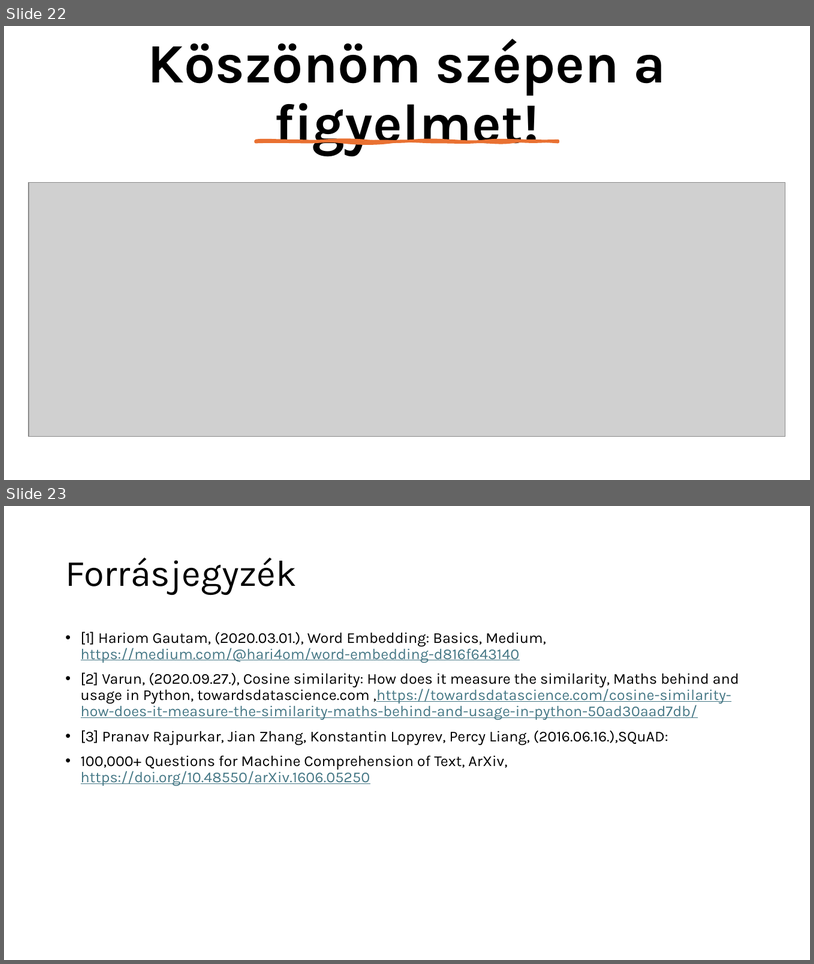
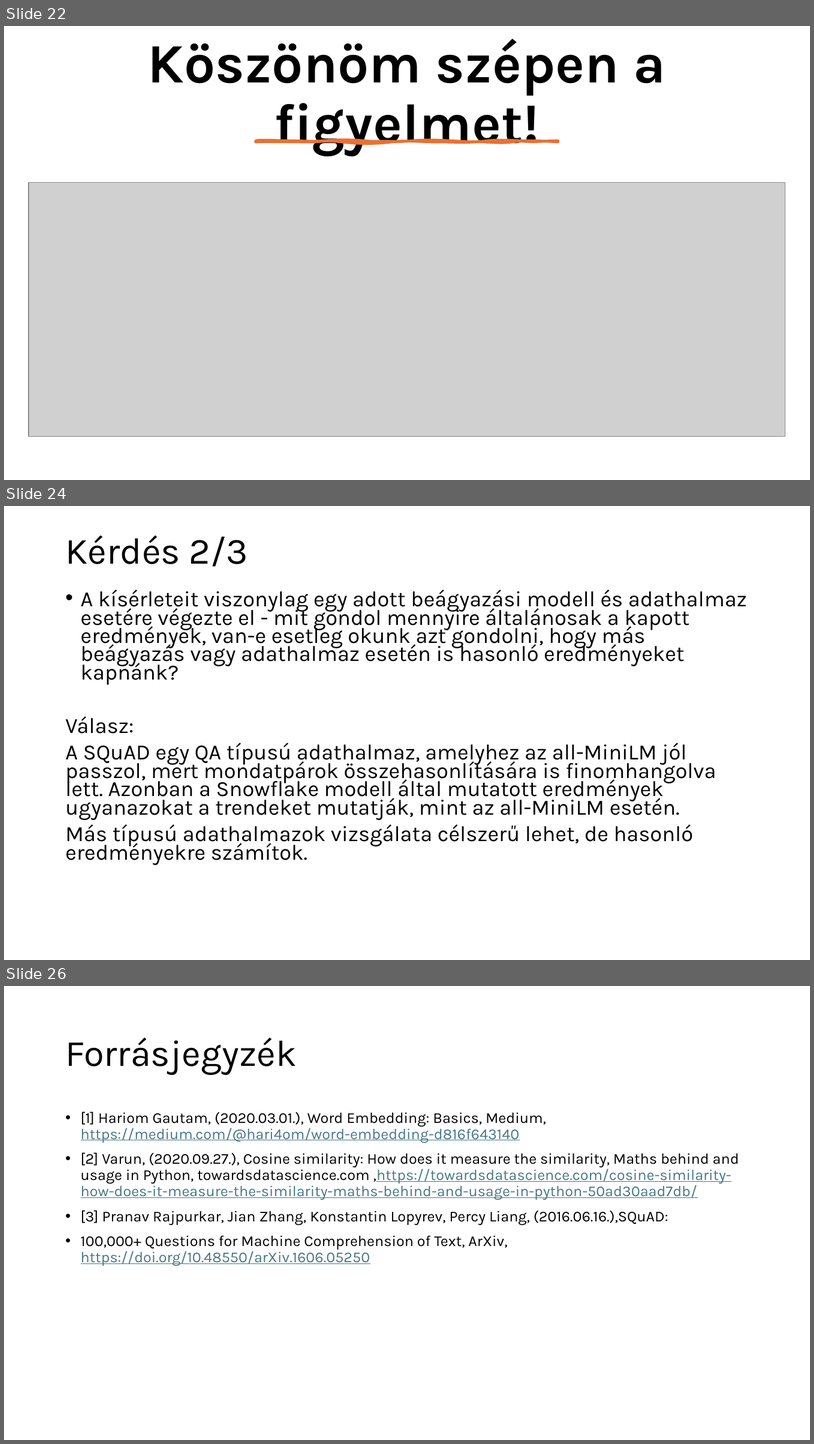
Before and after one commit to czotterbenedek/rag-onlineclustering-optimization, a slide deck: tdk/CzotterBenedek_TDK_javitott_2.0.pptx. Shown one above the other, each under a label of ours: slides 22 and 23 before the commit, slides 22, 24 and 26 after it; the slides between them are not shown. The pictures are 814x964 and 814x1444 pixels, drawn with LibreOffice and Linux fonts; fonts in the diff are those of the drawing; grey boxes stand for pictures. Boxes give left, top, right and bottom in pixels: in the first picture for what was removed or moved away, otherwise in the second. Text is boxed around its words. In the diff, an @@ line names an element or a change of style, - is before the commit and + after.

```diff
--- a/tdk/CzotterBenedek_TDK_javitott_2.0.pptx
+++ b/tdk/CzotterBenedek_TDK_javitott_2.0.pptx
@@ slide 24 added at (x1=4, y1=506, x2=810, y2=960), background #FFFFFF @@
@@ title added at (x1=65, y1=535, x2=249, y2=567), 44 pt, text #000000 @@
+Kérdés 2/3
@@ text added at (x1=65, y1=589, x2=747, y2=865), 25.9 pt, text #000000 @@
+• A kísérleteit viszonylag egy adott beágyazási modell és adathalmaz esetére végezte el - mit gondol mennyire általánosak a kapott eredmények, van-e esetleg okunk azt gondolni, hogy más beágyazás vagy adathalmaz esetén is hasonló eredményeket kapnánk?
+Válasz:
+A SQuAD egy QA típusú adathalmaz, amelyhez az all-MiniLM jól passzol, mert mondatpárok összehasonlítására is finomhangolva lett. Azonban a Snowflake modell által mutatott eredmények ugyanazokat a trendeket mutatják, mint az all-MiniLM esetén.
+Más típusú adathalmazok vizsgálata célszerű lehet, de hasonló eredményekre számítok.
@@ what was slide 23 is now slide 26 @@
```
Also in this commit, not shown: 20 slides changed, 2 other slides added, 2 other files.
